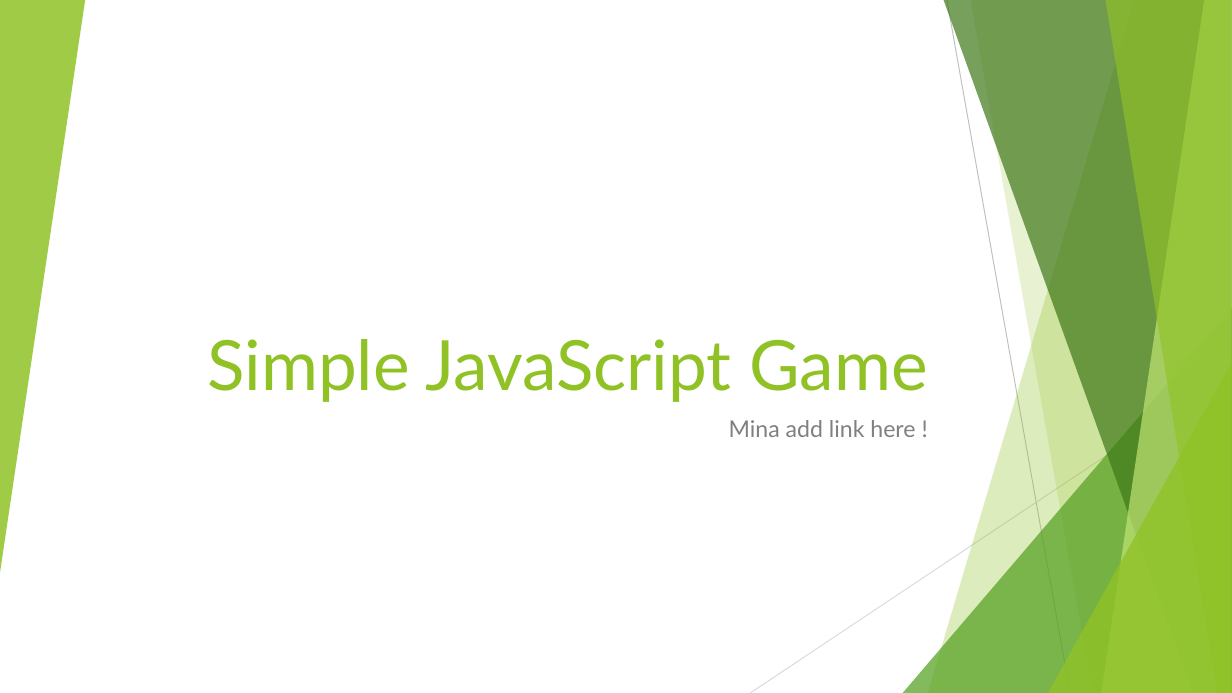
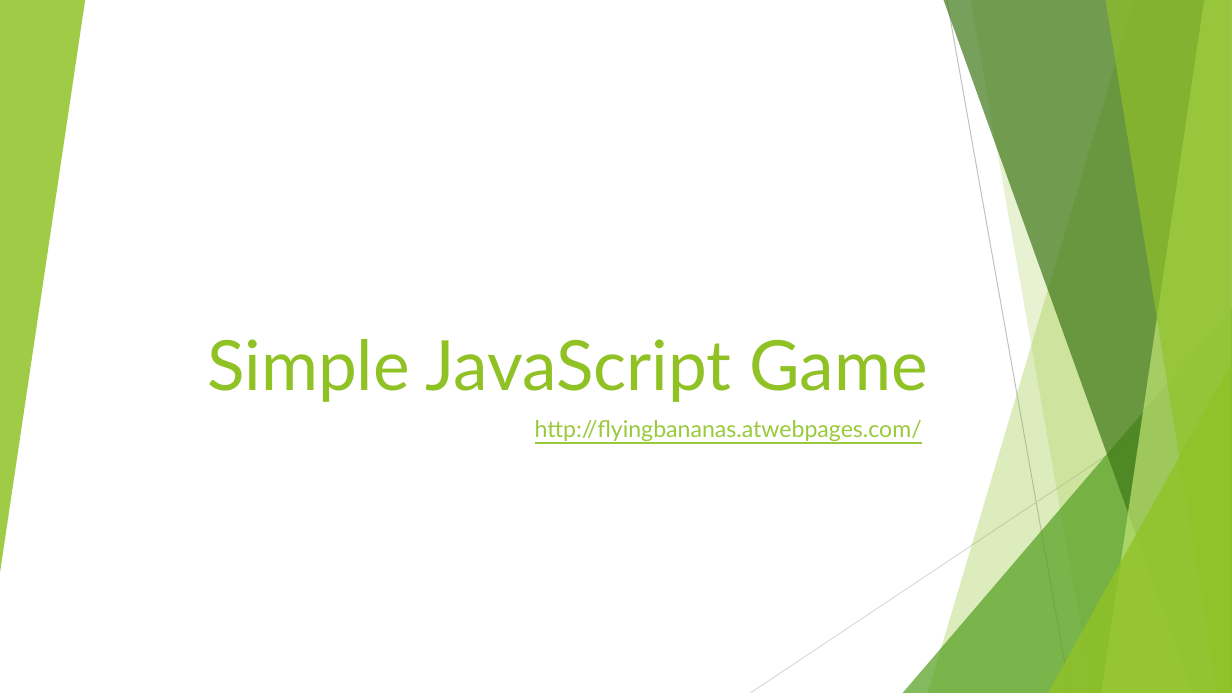
Before and after one commit to yannhub/FlyingBananas, a slide deck: slide 2 of presentation/Banana.pptx. Drawn at 1232x693 pixels with LibreOffice and Linux fonts; fonts in the diff are those of the drawing. Boxes give left, top, right and bottom in pixels: in the first picture for what was removed or moved away, otherwise in the second. Text is boxed around its words. In the diff, an @@ line names an element or a change of style, - is before the commit and + after.

```diff
--- a/presentation/Banana.pptx
+++ b/presentation/Banana.pptx
@@ subtitle at [535,420,922,441]: text changed; text colour #808080 to #99CA3C @@
-Mina add link here !
+http://flyingbananas.atwebpages.com/
```
Also in this commit, not shown: 1 other slide changed, 4 other files.
